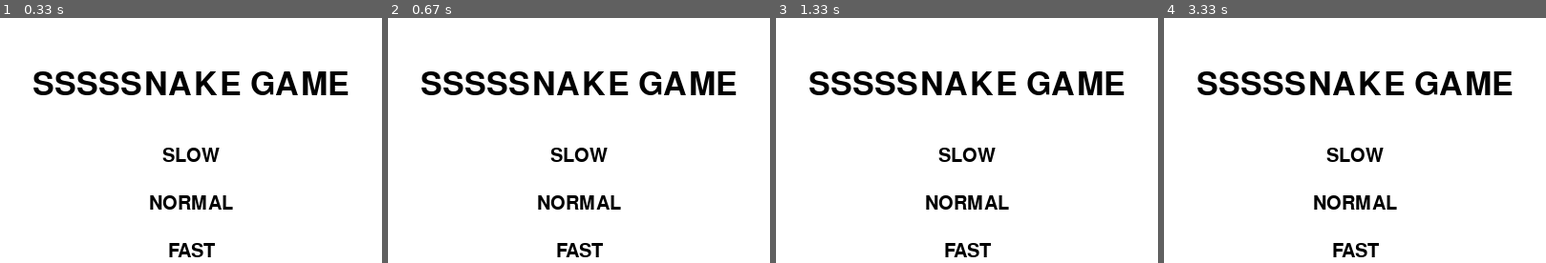
Above: before the commit, frames 1-4 (left to right).
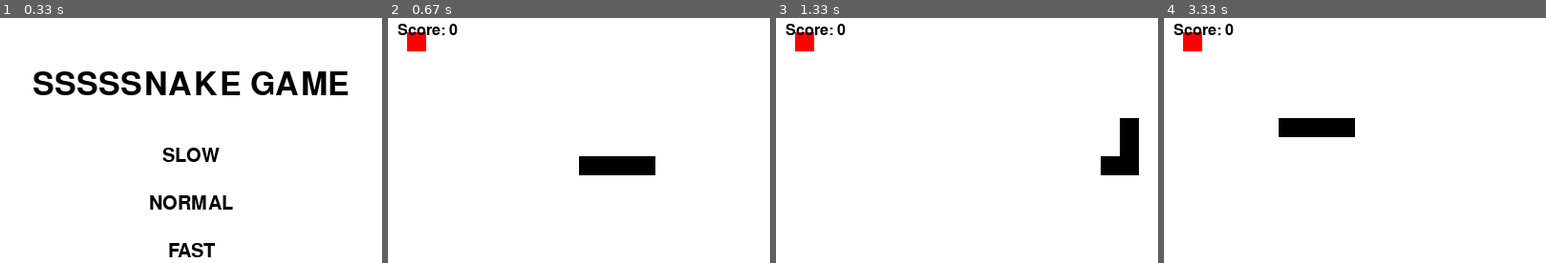
Above: after the commit, the same moments.

Repository: HarryRadit/lol
Game: pygame game, started from SSSSSSSSSS game/SSSSSSSSSS.py
Same seed, same stepped clock (60 frames per second), same inputs: the game is played once before the commit and once after it.
Inputs (mouse positions are in pixels of both pictures, inside the frame that each line leads up to):
- Up to frame 1 (0.33 s): no input
- Up to frame 2 (0.67 s): click "NORMAL" at 0.38 s
- Up to frame 3 (1.33 s): hold Right 0.67-1.13 s; move the mouse to (951, 167) at 0.7 s; hold Up from 1.17 s (still down)
- Up to frame 4 (3.33 s): release Up at 1.63 s; hold Right 1.67-2.13 s; hold Down 2.73-3.03 s; hold Left from 3.07 s (still down)

Frame 1 is identical in both runs. In frame 2, 8.2% of the frame differs, in the area x 2-92%, y 2-98%; in frame 3, 8.3%, in the area x 2-95%, y 2-98%; in frame 4, 8.3%.

Commit message:
SSSSSSSSSSSSSSSSSSSS

Diff:
--- a/SSSSSSSSSS game/SSSSSSSSSS.py
+++ b/SSSSSSSSSS game/SSSSSSSSSS.py
@@ -11,12 +11,15 @@
 
 white = (255, 255, 255)
 black = (0, 0, 0)
+red = (255, 0, 0)
 
 #create the game window
 window = pygame.display.set_mode(window_size)
 pygame.display.set_caption(window_title)
 
 #snake class to manage movement and growth
+
+
 class Snake:
     def __init__(self, speed):
         self.body = [(WIDTH // 2, HEIGHT // 2) for i in range(4)]
@@ -66,13 +69,16 @@
 
             #check for button clicks to set snake's speed
             if event.type == pygame.MOUSEBUTTONDOWN:
-                x,y = pygame.mouse.get_pos()
-                if 125 <= x <= 275 and 350 <= y <= 200:
+                x, y = pygame.mouse.get_pos()
+                print(x, y)
+                if 75 <= x <= 275 and 100 <= y <= 180:
                     print("slow")
                     return "slow"
-                elif 125 <= x <= 275 and 250 <= y <= 250:
+                elif 125 <= x <= 275 and 180 <= y <= 230:
+                    print("normal")
                     return "normal"
-                elif 125 <= x <= 275 and 250 <= y <= 300:
+                elif 125 <= x <= 275 and 240 <= y <= 300:
+                    print("fast")
                     return "fast"
 
 
@@ -84,19 +90,35 @@
         window.blit(fast_button, (WIDTH // 2 - fast_button.get_width() // 2, HEIGHT // 2 + 90))
         pygame.display.update()
 
+#class Food
+
+
+class Food:
+    def __init__(self):
+        self.position = (random.randint(10, WIDTH - 10), random.randint(10, HEIGHT - 10))
+
+    def respawn(self):
+        self.position = (random.randint(10, WIDTH - 10), random.randint(10, HEIGHT - 10))
+
+    def get_position(self):
+        return self.position
+
+def distance(pos1, pos2):
+    return math.sqrt((pos1[0] - pos2[0]) ** 2 + (pos1[1] - pos2[1]) ** 2)
 
 def main():
     snake_speed = 0
     speed_level = show_intro_screen()
 
     if speed_level == "slow":
-        snake_speed = 0.1
+        snake_speed = 7
     elif speed_level == "normal":
         snake_speed = 10
     elif speed_level == "fast":
         snake_speed = 15
 
     snake = Snake(speed_level)
+    food = Food()
 
     score = 0
     clock = pygame.time.Clock()
@@ -119,12 +141,34 @@
 
         #move the snake
         snake.move()
+        head = snake.get_head()
+        if distance(head, food.get_position()) < 10:
+            food.respawn()
+            print("food")
+            snake.grow()
+            score += 1
+
+
         window.fill(white)
         for segment in snake.body:
             pygame.draw.rect(window, black, (segment[0], segment[1], 20, 20))
+        # draw food
+        pygame.draw.rect(window, red, (20, 20, 20, 20))
+
+
+
+        #show score
+        font = pygame.font.SysFont(None, 24)
+        score_text = font.render("Score: " + str(score), True, black)
+        window.blit(score_text, (10, 10))
+
+
         pygame.display.update()
         clock.tick(snake_speed)
 
 
+
+
+
 if __name__ == "__main__":
     main()
